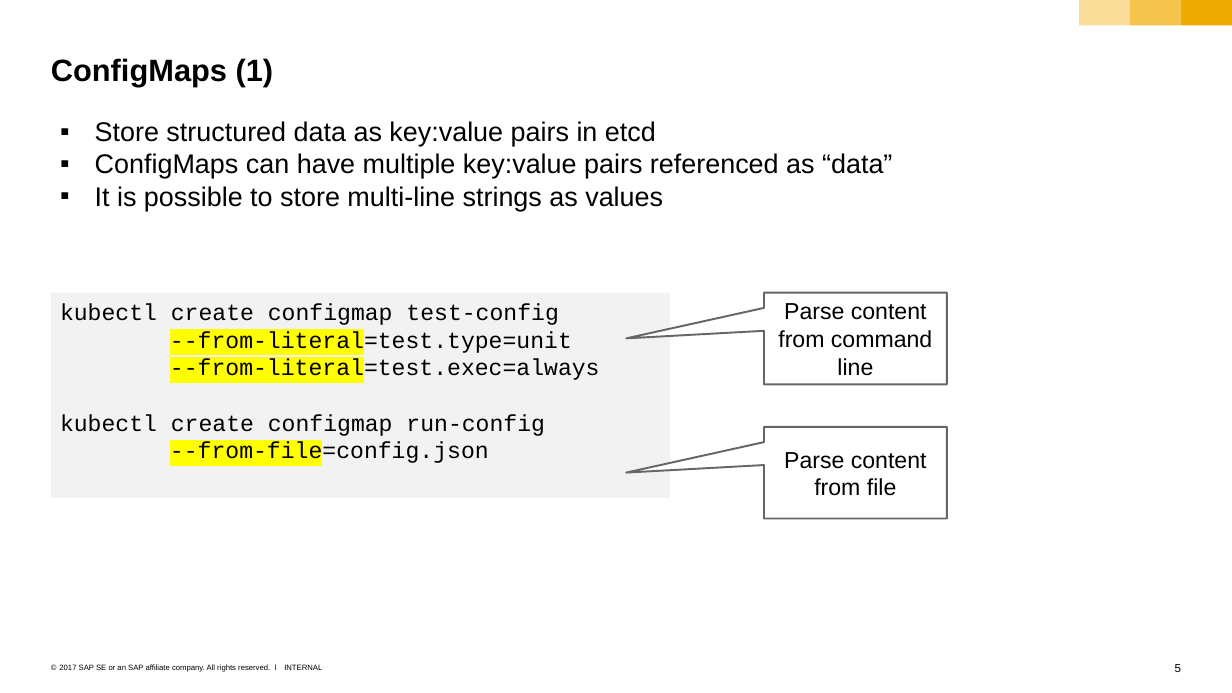
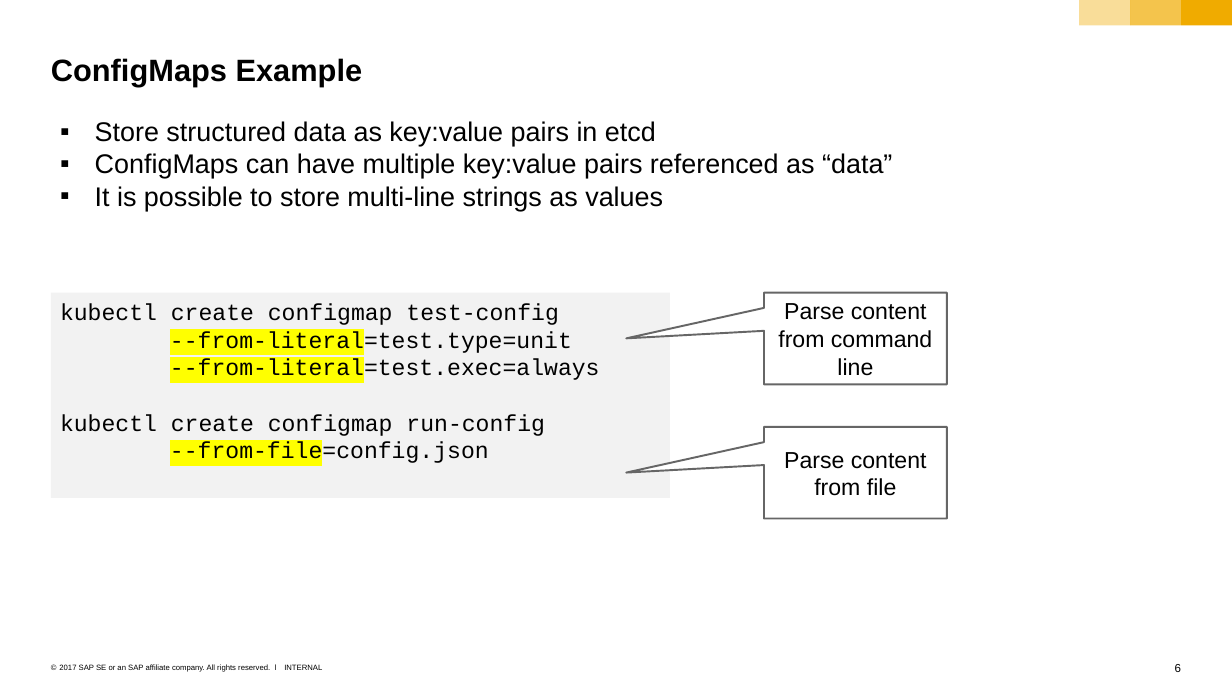
Before and after one commit to cuijiyao01/docker-k8s-training, a slide deck: slide 6 of kubernetes/07_configmap_secrets.pptx (slide 5 before the commit). Drawn at 1232x693 pixels with LibreOffice and Linux fonts; fonts in the diff are those of the drawing. Boxes give left, top, right and bottom in pixels: in the first picture for what was removed or moved away, otherwise in the second. Text is boxed around its words. In the diff, an @@ line names an element or a change of style, - is before the commit and + after.

```diff
--- a/kubernetes/07_configmap_secrets.pptx
+++ b/kubernetes/07_configmap_secrets.pptx
@@ title at [51,58,363,87]: text changed @@
-ConfigMaps (1)
+ConfigMaps Example
```
Also in this commit, not shown: 3 other slides changed, 3 slides added, 1 slide removed.
